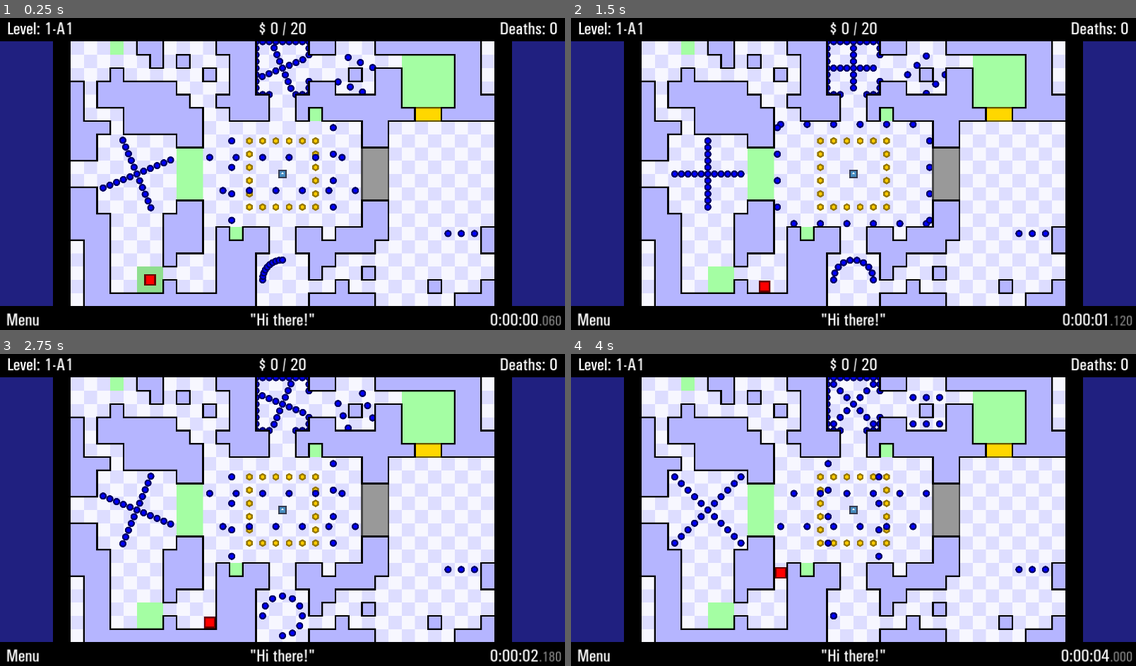
Above: before the commit, frames 1-4 (two rows, left to right).
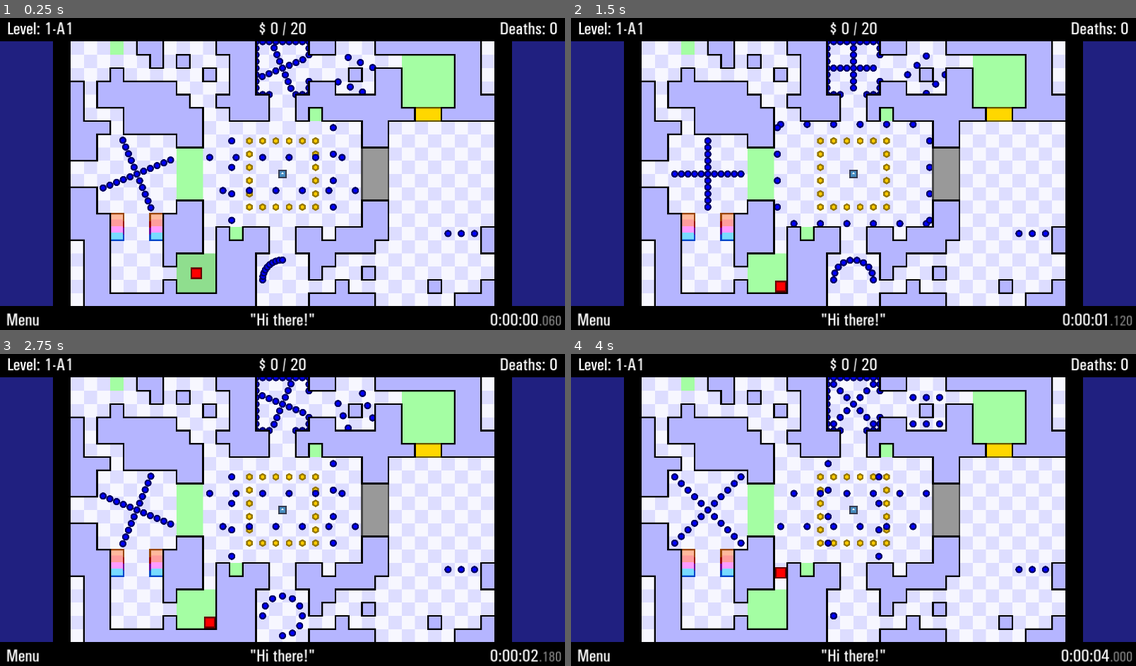
Above: after the commit, the same moments.

Repository: JustVictorGD/TWHG-Remake-Template
Game: Godot game, scene res://game/scenes/main.tscn
Same seed, same stepped clock (60 frames per second), same inputs: the game is played once before the commit and once after it. The engine's default icon, where the game draws it, is replaced by a stand-in: a white triangle on a blue panel in a dark square.
Inputs:
- Up to frame 1 (0.25 s): no input
- Up to frame 2 (1.5 s): hold D (right) 0.53-1.28 s; hold S (down) from 1.28 s (still down)
- Up to frame 3 (2.75 s): release S (down) at 2.03 s; hold D (right) from 2.03 s (still down)
- Up to frame 4 (4 s): release D (right) at 2.78 s; hold W (up) 2.78-3.53 s; hold A (left) from 3.53 s (still down)

The runs differ from the first frame. In frame 1, 1.6% of the frame differs, in the area x 19-39%, y 62-89%; in frame 2, 1.6%; in frame 3, 1.6%; in frame 4, 1.6%.

Commit message:
Created a solid 2 that updates in editor

Diff:
--- a/core/autoloads/game_loop.gd
+++ b/core/autoloads/game_loop.gd
@@ -1,6 +1,7 @@
 extends Node
 
 signal animation_update
+signal wall_update
 signal movement_update
 signal collision_update
 signal update_timers
@@ -19,7 +20,8 @@
 		push_internal_frame()
 
 func push_internal_frame() -> void:
-	animation_update.emit() # Non-player object movement with AnimationPlayer
-	movement_update.emit() # Player movement and enemy position update
-	collision_update.emit()
+	animation_update.emit() # Reserved for AnimationPlayer
+	wall_update.emit() # Needs to be separate to avoid order of operation conflicts.
+	movement_update.emit() # Player's and other objects' movement.
+	collision_update.emit() # All the player/object checks are done now.
 	update_timers.emit()
--- a/core/scripts/object_scripts/player.gd
+++ b/core/scripts/object_scripts/player.gd
@@ -5,6 +5,8 @@
 @export var speed: int = 1000 # One pixel per tick is 1,000
 @export var velocity: Vector2i = Vector2i(0, 0)
 @export_range(0, 41) var sliding_sensitivity: int = 32
+
+@onready var sprite: CanvasGroup = $CanvasGroup
 
 enum subpixel {
 	MIN = 0, # Going below makes it loop to MAX.
@@ -109,13 +111,15 @@
 	death_animation.tick_and_timeout()
 	respawn_animation.tick_and_timeout()
 
+	sprite.self_modulate.a = 1
+
 	if death_animation.active:
-		$CanvasGroup.self_modulate.a = death_animation.get_progress_left()
+		sprite.self_modulate.a = death_animation.get_progress_left()
 	elif dead: # Short time after the animation ends
-		$CanvasGroup.self_modulate.a = 0
+		sprite.self_modulate.a = 0
 
 	if respawn_animation.active == true:
-		$CanvasGroup.self_modulate.a = respawn_animation.get_progress()
+		sprite.self_modulate.a = respawn_animation.get_progress()
 
 
 func respawn() -> void:
--- a/game/areas/level 1/1-b2.tscn
+++ b/game/areas/level 1/1-b2.tscn
@@ -11,6 +11,7 @@
 [ext_resource type="PackedScene" uid="uid://dfobwvq7x8k6i" path="res://core/objects/circle.tscn" id="7_v8775"]
 [ext_resource type="PackedScene" uid="uid://b0dbbdclyjpxo" path="res://core/objects/key.tscn" id="10_l8d2y"]
 [ext_resource type="PackedScene" uid="uid://bmqdgv4kj688d" path="res://core/objects/key_door.tscn" id="11_1d6nl"]
+[ext_resource type="Script" path="res://wip_solids/solid_2.gd" id="11_7h33g"]
 
 [sub_resource type="Animation" id="Animation_sswm3"]
 resource_name = "new_animation"
@@ -265,9 +266,9 @@
 offset_bottom = 48.0
 
 [node name="Start" parent="Checkpoints" instance=ExtResource("3_8visq")]
-offset_left = 240.0
-offset_top = 816.0
-offset_right = 336.0
+offset_left = 384.0
+offset_top = 768.0
+offset_right = 528.0
 offset_bottom = 912.0
 type = 1
 
@@ -730,3 +731,107 @@
 offset_bottom = 576.0
 key_id = 0
 open_method = 0
+
+[node name="Solid2" type="ColorRect" parent="."]
+z_index = 5
+offset_left = 144.0
+offset_top = 672.0
+offset_right = 192.0
+offset_bottom = 720.0
+pivot_offset = Vector2(24, 24)
+color = Color(1, 1, 1, 0)
+script = ExtResource("11_7h33g")
+outline_color = Color(0.00392157, 0.27451, 0.788235, 1)
+fill_color = Color(0.470588, 0.858824, 1, 1)
+has_collision = true
+
+[node name="Solid3" type="ColorRect" parent="."]
+z_index = 5
+offset_left = 144.0
+offset_top = 648.0
+offset_right = 192.0
+offset_bottom = 696.0
+pivot_offset = Vector2(24, 24)
+color = Color(1, 1, 1, 0)
+script = ExtResource("11_7h33g")
+outline_color = Color(0.435294, 0, 0.596078, 1)
+fill_color = Color(1, 0.607843, 1, 1)
+has_collision = true
+
+[node name="Solid4" type="ColorRect" parent="."]
+z_index = 5
+offset_left = 144.0
+offset_top = 624.0
+offset_right = 192.0
+offset_bottom = 672.0
+pivot_offset = Vector2(24, 24)
+color = Color(1, 1, 1, 0)
+script = ExtResource("11_7h33g")
+outline_color = Color(0.6, 0, 0, 1)
+fill_color = Color(1, 0.61, 0.61, 1)
+has_collision = true
+
+[node name="Solid5" type="ColorRect" parent="."]
+z_index = 5
+offset_left = 144.0
+offset_top = 624.0
+offset_right = 192.0
+offset_bottom = 648.0
+pivot_offset = Vector2(24, 12)
+color = Color(1, 1, 1, 0)
+script = ExtResource("11_7h33g")
+outline_color = Color(0.6, 0.27, 0, 1)
+fill_color = Color(1, 0.727, 0.61, 1)
+has_collision = true
+
+[node name="Solid6" type="ColorRect" parent="."]
+z_index = 5
+offset_left = 288.0
+offset_top = 672.0
+offset_right = 336.0
+offset_bottom = 720.0
+pivot_offset = Vector2(24, 24)
+color = Color(1, 1, 1, 0)
+script = ExtResource("11_7h33g")
+outline_color = Color(0.00392157, 0.27451, 0.788235, 1)
+fill_color = Color(0.470588, 0.858824, 1, 1)
+has_collision = true
+
+[node name="Solid7" type="ColorRect" parent="."]
+z_index = 5
+offset_left = 288.0
+offset_top = 648.0
+offset_right = 336.0
+offset_bottom = 696.0
+pivot_offset = Vector2(24, 24)
+color = Color(1, 1, 1, 0)
+script = ExtResource("11_7h33g")
+outline_color = Color(0.435294, 0, 0.596078, 1)
+fill_color = Color(1, 0.607843, 1, 1)
+has_collision = true
+
+[node name="Solid8" type="ColorRect" parent="."]
+z_index = 5
+offset_left = 288.0
+offset_top = 624.0
+offset_right = 336.0
+offset_bottom = 672.0
+pivot_offset = Vector2(24, 24)
+color = Color(1, 1, 1, 0)
+script = ExtResource("11_7h33g")
+outline_color = Color(0.6, 0, 0, 1)
+fill_color = Color(1, 0.61, 0.61, 1)
+has_collision = true
+
+[node name="Solid9" type="ColorRect" parent="."]
+z_index = 5
+offset_left = 288.0
+offset_top = 624.0
+offset_right = 336.0
+offset_bottom = 648.0
+pivot_offset = Vector2(24, 12)
+color = Color(1, 1, 1, 0)
+script = ExtResource("11_7h33g")
+outline_color = Color(0.6, 0.27, 0, 1)
+fill_color = Color(1, 0.727, 0.61, 1)
+has_collision = true
--- a/project.godot
+++ b/project.godot
@@ -26,6 +26,7 @@
 
 [debug]
 
+gdscript/warnings/unused_parameter=0
 gdscript/warnings/unused_signal=0
 gdscript/warnings/untyped_declaration=1
 gdscript/warnings/inferred_declaration=1
--- /dev/null
+++ b/wip_solids/door_2.gd
@@ -0,0 +1,11 @@
+extends Solid2
+class_name Door2
+
+# Called when the node enters the scene tree for the first time.
+func _ready() -> void:
+	pass # Replace with function body.
+
+
+# Called every frame. 'delta' is the elapsed time since the previous frame.
+func _process(delta: float) -> void:
+	pass
--- /dev/null
+++ b/wip_solids/gold_door_2.gd
@@ -0,0 +1,11 @@
+extends Door2
+
+
+# Called when the node enters the scene tree for the first time.
+func _ready() -> void:
+	pass # Replace with function body.
+
+
+# Called every frame. 'delta' is the elapsed time since the previous frame.
+func _process(delta: float) -> void:
+	pass
--- /dev/null
+++ b/wip_solids/key_door_2.gd
@@ -0,0 +1,11 @@
+extends Door2
+
+
+# Called when the node enters the scene tree for the first time.
+func _ready() -> void:
+	pass # Replace with function body.
+
+
+# Called every frame. 'delta' is the elapsed time since the previous frame.
+func _process(delta: float) -> void:
+	pass
--- /dev/null
+++ b/wip_solids/solid_2.gd
@@ -0,0 +1,61 @@
+@tool
+extends ColorRect
+class_name Solid2
+
+@export var tracking: bool = false
+
+@export var outline_color: Color = Color.BLACK
+@export var fill_color: Color = Color.WHITE
+@export var has_collision: bool = false
+
+@export_category("Outline width")
+@export_range(0, 65536) var outwards: int = 3
+@export_range(0, 65536) var inwards: int = 3
+
+var outline: ColorRect = ColorRect.new()
+var fill: ColorRect = ColorRect.new()
+var hitbox_index: int
+
+func _ready() -> void:
+	if Engine.is_editor_hint():
+		for child: Node in get_children():
+			child.queue_free()
+
+	add_child(outline)
+	add_child(fill)
+
+	self.z_index = 5
+	outline.z_index = -1
+	color = Color.TRANSPARENT
+
+	if not Engine.is_editor_hint():
+		GameLoop.wall_update.connect(wall_update)
+
+		if has_collision:
+			hitbox_index = Collider.walls.size()
+			Collider.walls.append(Rect2(NAN, NAN, NAN, NAN))
+
+
+func wall_update() -> void:
+	outline.color = outline_color
+	outline.position = Vector2(-outwards, -outwards)
+	outline.size = self.size + Vector2(outwards * 2, outwards * 2)
+
+	fill.color = fill_color
+	fill.position = Vector2(inwards, inwards)
+	fill.size = self.size - Vector2(inwards * 2, inwards * 2)
+
+	self.pivot_offset = self.size / 2
+
+	if not Engine.is_editor_hint():
+		Collider.walls[hitbox_index] = Rect2(outline.position + self.position, outline.size)
+
+
+# Only happens in the Godot editor, not in game.
+func _process(delta: float) -> void:
+	if Engine.is_editor_hint():
+		wall_update()
+
+		if tracking:
+			print(get_children())
+			print()
--- /dev/null
+++ b/wip_solids/solid_testing.tscn
@@ -0,0 +1,17 @@
+[gd_scene load_steps=2 format=3 uid="uid://d371tsjs0wils"]
+
+[ext_resource type="Script" path="res://wip_solids/solid_2.gd" id="1_lagxy"]
+
+[node name="SolidTesting" type="Node2D"]
+
+[node name="Solid2" type="ColorRect" parent="."]
+offset_left = 96.0
+offset_top = 48.0
+offset_right = 144.0
+offset_bottom = 96.0
+pivot_offset = Vector2(24, 24)
+color = Color(1, 1, 1, 0)
+script = ExtResource("1_lagxy")
+tracking = null
+outline_color = Color(0.4, 0, 0, 1)
+fill_color = Color(1, 0, 0, 1)
Not shown: 1 places in game/areas/level 1/1-b2.tscn that only renumber resources
